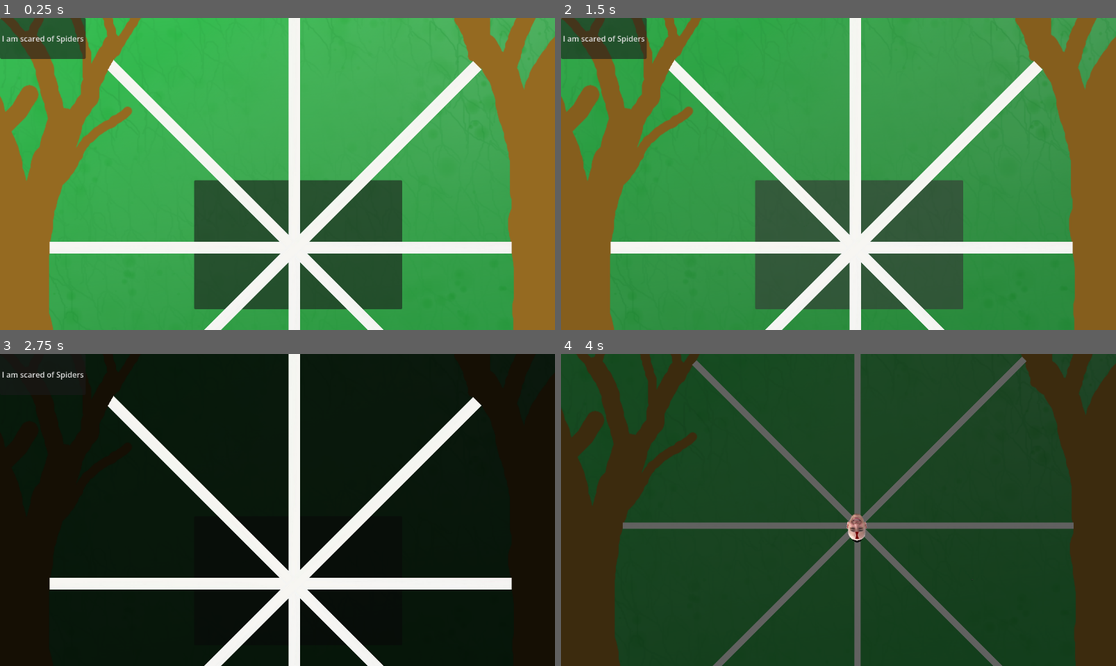
Above: before the commit, frames 1-4 (two rows, left to right).
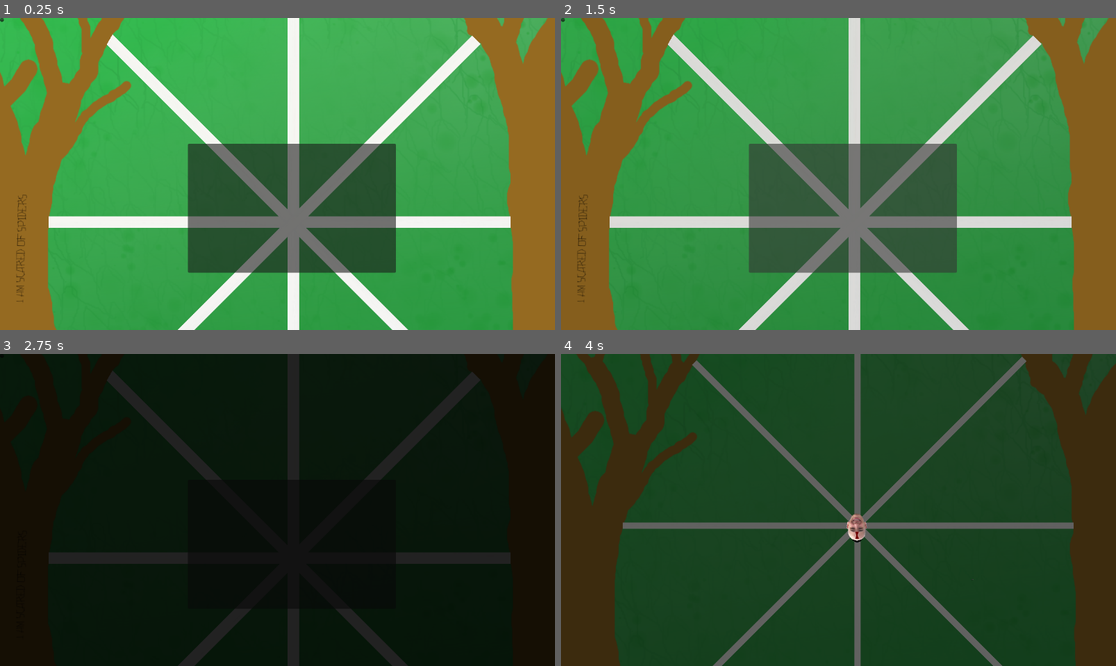
Above: after the commit, the same moments.

Repository: Chickenhatter/web-spider
Game: Godot game, scene res://scenes/start.tscn
Same seed, same stepped clock (60 frames per second), same inputs: the game is played once before the commit and once after it. The engine's default icon, where the game draws it, is replaced by a stand-in: a white triangle on a blue panel in a dark square.
Inputs (mouse positions are in pixels of both pictures, inside the frame that each line leads up to; where the layout moved, square brackets give the same spot in the first picture):
- Up to frame 1 (0.25 s): no input
- Up to frame 2 (1.5 s): click (583, 248) [605, 39] at 0.5 s; click (855, 208) [860, 245] at 1.25 s
- Up to frame 3 (2.75 s): click (294, 544) [299, 581] at 2 s
- Up to frame 4 (4 s): tap Enter at 2.75 s; move the mouse to (960, 494) at 2.77 s; hold Right from 2.78 s (still down); tap Alt at 2.85 s; click (960, 494) at 2.92 s; tap Up at 3.02, 3.77 s; move the mouse to (727, 525) at 3.52 s; tap Shift at 3.6 s; click (727, 525) at 3.67 s

The runs differ from the first frame. In frame 1, 31% of the frame differs, in the area x 0-100%, y 0-100%; in frame 2, 32%; in frame 3, 15%; in frame 4, less than 0.1%.

Commit message:
11hr adding text and end

Diff:
--- /dev/null
+++ b/code/end.gd
@@ -0,0 +1,13 @@
+extends Node2D
+
+
+# Called when the node enters the scene tree for the first time.
+func _ready() -> void:
+	$RichTextLabel.add_theme_font_size_override("font_size", 400)
+	await get_tree().create_timer(6).timeout
+	get_tree().change_scene_to_file('res://scenes/start.tscn')
+
+
+# Called every frame. 'delta' is the elapsed time since the previous frame.
+func _process(delta: float) -> void:
+	pass
--- a/code/fly_around.gd
+++ b/code/fly_around.gd
@@ -25,7 +25,6 @@
 	if size_down == true:
 		$place/Node2D/Node2D.scale.x -= 0.005
 		$place/Node2D/Node2D.scale.y -= 0.005
-
 
 func spider_place():
 	size_up = true
--- a/code/gameend.gd
+++ b/code/gameend.gd
@@ -23,4 +23,4 @@
 
 func _on_end_game_body_entered(body: Node2D) -> void:
 	if body.name == "Spider":
-		get_tree().change_scene_to_file("res://scenes/main.tscn")
+		get_tree().change_scene_to_file("res://scenes/end.tscn")
--- a/scenes/end.tscn
+++ b/scenes/end.tscn
@@ -1,3 +1,49 @@
 [gd_scene format=3 uid="uid://fxloyx11i4ej"]
 
+[ext_resource type="Texture2D" uid="uid://nnieot7mi7pp" path="res://assets/sad.png" id="1_3d26k"]
+[ext_resource type="Script" uid="uid://b6djbgdxul2y5" path="res://code/end.gd" id="1_p7m4f"]
+[ext_resource type="Texture2D" uid="uid://m66bvjlqbb6r" path="res://assets/white.png" id="2_p7m4f"]
+
 [node name="Node2D" type="Node2D" unique_id=140144759]
+script = ExtResource("1_p7m4f")
+
+[node name="Camera2D" type="Camera2D" parent="." unique_id=1595151973]
+z_index = 1000
+zoom = Vector2(2, 2)
+
+[node name="Sprite2D" type="Sprite2D" parent="." unique_id=1632329298]
+position = Vector2(6.000004, 29.000008)
+scale = Vector2(0.2, 0.2)
+texture = ExtResource("1_3d26k")
+
+[node name="Sprite2D" type="Sprite2D" parent="Sprite2D" unique_id=758544662]
+self_modulate = Color(0, 0, 0, 1)
+position = Vector2(-1956.2501, -221.25006)
+scale = Vector2(9.377828, 15.52395)
+texture = ExtResource("2_p7m4f")
+
+[node name="Sprite2D2" type="Sprite2D" parent="Sprite2D" unique_id=764199159]
+self_modulate = Color(0, 0, 0, 1)
+position = Vector2(1737.5001, -42.500046)
+scale = Vector2(9.377828, 15.52395)
+texture = ExtResource("2_p7m4f")
+
+[node name="Sprite2D3" type="Sprite2D" parent="Sprite2D" unique_id=39103272]
+self_modulate = Color(0, 0, 0, 1)
+position = Vector2(-102.49998, -1827.4999)
+scale = Vector2(26.199095, 15.52395)
+texture = ExtResource("2_p7m4f")
+
+[node name="Sprite2D4" type="Sprite2D" parent="Sprite2D" unique_id=1090694054]
+self_modulate = Color(0, 0, 0, 1)
+position = Vector2(-97.499985, 1852.4999)
+scale = Vector2(26.199095, 15.52395)
+texture = ExtResource("2_p7m4f")
+
+[node name="RichTextLabel" type="RichTextLabel" parent="." unique_id=283369012]
+offset_left = -265.0
+offset_top = -145.0
+offset_right = 226.0
+offset_bottom = 175.0
+text = "The itsy bitsy spider sat alone on the floor,
+                     Cold and weeping close to deaths door"
--- a/scenes/main.tscn
+++ b/scenes/main.tscn
@@ -28,9 +28,6 @@
 [sub_resource type="RectangleShape2D" id="RectangleShape2D_0wfyh"]
 size = Vector2(5499, 66)
 
-[sub_resource type="CircleShape2D" id="CircleShape2D_ya4ey"]
-radius = 111.085556
-
 [sub_resource type="SpriteFrames" id="SpriteFrames_gqmmt"]
 animations = [{
 "frames": [{
@@ -409,13 +406,16 @@
 script = ExtResource("11_ya4ey")
 
 [node name="place" type="Node2D" parent="Node2D/Fly around" unique_id=217216027]
+position = Vector2(17268, 5348)
 
 [node name="flybug" type="Area2D" parent="Node2D/Fly around/place" unique_id=629882009]
 
-[node name="CollisionShape2D" type="CollisionShape2D" parent="Node2D/Fly around/place/flybug" unique_id=765036180]
-shape = SubResource("CircleShape2D_ya4ey")
+[node name="CollisionPolygon2D" type="CollisionPolygon2D" parent="Node2D/Fly around/place/flybug" unique_id=873334927]
+scale = Vector2(1.1, 1.1)
+polygon = PackedVector2Array(-98, -57, -18, -43, 13, -44, 103, -59, 130, -32, 114, 12, 58, 18, 33, 61, -30, 61, -54, 18, -112, -3, -125, -40)
 
 [node name="Node2D" type="Node2D" parent="Node2D/Fly around/place" unique_id=1558089750]
+scale = Vector2(1.2, 1.2)
 
 [node name="Node2D" type="Node2D" parent="Node2D/Fly around/place/Node2D" unique_id=1825206117]
 scale = Vector2(0.1, 0.1)
--- a/scenes/start.tscn
+++ b/scenes/start.tscn
@@ -3,12 +3,14 @@
 [ext_resource type="Texture2D" uid="uid://ch5b2x1001wmy" path="res://assets/background/background.png" id="1_u80x2"]
 [ext_resource type="Texture2D" uid="uid://m66bvjlqbb6r" path="res://assets/white.png" id="2_bodal"]
 [ext_resource type="Script" uid="uid://cst14jsy86x05" path="res://code/start.gd" id="3_bodal"]
+[ext_resource type="FontFile" uid="uid://bnso450t7r1k" path="res://assets/as/text.ttf" id="4_kdmts"]
 
 [node name="Node2D" type="Node2D" unique_id=1150161592]
 
 [node name="Node2D" type="Node2D" parent="." unique_id=166176131]
 
 [node name="Background" type="Node2D" parent="Node2D" unique_id=1934155830]
+position = Vector2(-2, -53)
 
 [node name="Sprite2D" type="Sprite2D" parent="Node2D/Background" unique_id=689995833]
 position = Vector2(571, 302)
@@ -44,17 +46,50 @@
 scale = Vector2(6.7511315, 24.935284)
 texture = ExtResource("2_bodal")
 
+[node name="Node2D2" type="Node2D" parent="Node2D/Background" unique_id=868909754]
+
+[node name="White" type="Sprite2D" parent="Node2D/Background/Node2D2" unique_id=426497029]
+position = Vector2(582.5, 477.25)
+scale = Vector2(4.3393664, 0.14670658)
+texture = ExtResource("2_bodal")
+
+[node name="White2" type="Sprite2D" parent="Node2D/Background/Node2D2" unique_id=1371584948]
+position = Vector2(614.55334, -105)
+scale = Vector2(2.2410114, 0.14670658)
+skew = -0.6335545
+texture = ExtResource("2_bodal")
+
+[node name="White3" type="Sprite2D" parent="Node2D/Background/Node2D2" unique_id=802972280]
+position = Vector2(611, 378.00003)
+rotation = 1.5707964
+scale = Vector2(4.3393664, 0.14670658)
+texture = ExtResource("2_bodal")
+
+[node name="White4" type="Sprite2D" parent="Node2D/Background/Node2D2" unique_id=1910781885]
+position = Vector2(572.32007, 440.3201)
+rotation = 0.7853982
+scale = Vector2(4.3864636, 0.14670658)
+skew = -0.26529005
+texture = ExtResource("2_bodal")
+
+[node name="White5" type="Sprite2D" parent="Node2D/Background/Node2D2" unique_id=1884970734]
+position = Vector2(614.9208, 474.0793)
+rotation = 2.3561945
+scale = Vector2(4.811889, 0.14670658)
+texture = ExtResource("2_bodal")
+
 [node name="Start" type="Node2D" parent="Node2D" unique_id=1541962791]
 script = ExtResource("3_bodal")
 
 [node name="Start" type="Button" parent="Node2D/Start" unique_id=628882223]
-offset_left = 403.0
-offset_top = 337.0
-offset_right = 835.0
-offset_bottom = 605.0
+offset_left = 390.0
+offset_top = 261.0
+offset_right = 822.0
+offset_bottom = 529.0
 
 [node name="Sprite2D" type="Sprite2D" parent="Node2D/Start" unique_id=134662313]
 self_modulate = Color(0, 0, 0, 0)
+z_index = 4096
 position = Vector2(623.5, 253.5)
 scale = Vector2(7.2805433, 6.7724547)
 texture = ExtResource("2_bodal")
@@ -62,41 +97,31 @@
 [node name="Fear" type="Node2D" parent="Node2D" unique_id=113089808]
 
 [node name="Fear" type="Button" parent="Node2D/Fear" unique_id=2028466238]
-offset_right = 132.0
-offset_bottom = 85.0
-text = "I am scared of Spiders"
+self_modulate = Color(1, 1, 1, 0)
+offset_left = 15.0
+offset_top = 346.0
+offset_right = 81.0
+offset_bottom = 619.0
 
-[node name="Node2D" type="Node2D" parent="Node2D" unique_id=868909754]
+[node name="RichTextLabel" type="RichTextLabel" parent="Node2D/Fear" unique_id=639936190]
+offset_left = 34.0
+offset_top = 592.0
+offset_right = 402.38342
+offset_bottom = 795.6158
+rotation = -1.5407195
+mouse_filter = 2
+theme_override_colors/default_color = Color(0.0860909, 0.05185374, 0.008639286, 1)
+theme_override_fonts/normal_font = ExtResource("4_kdmts")
+text = "I am scared of spiders"
 
-[node name="White" type="Sprite2D" parent="Node2D/Node2D" unique_id=426497029]
-position = Vector2(582.5, 477.25)
-scale = Vector2(4.3393664, 0.14670658)
-texture = ExtResource("2_bodal")
+[node name="TextEdit" type="TextEdit" parent="Node2D/Fear" unique_id=1478342480]
+offset_right = 8.0
+offset_bottom = 8.0
 
-[node name="White2" type="Sprite2D" parent="Node2D/Node2D" unique_id=1371584948]
-position = Vector2(614.55334, -105)
-scale = Vector2(2.2410114, 0.14670658)
-skew = -0.6335545
-texture = ExtResource("2_bodal")
-
-[node name="White3" type="Sprite2D" parent="Node2D/Node2D" unique_id=802972280]
-position = Vector2(611, 378.00003)
-rotation = 1.5707964
-scale = Vector2(4.3393664, 0.14670658)
-texture = ExtResource("2_bodal")
-
-[node name="White4" type="Sprite2D" parent="Node2D/Node2D" unique_id=1910781885]
-position = Vector2(572.32007, 440.3201)
-rotation = 0.7853982
-scale = Vector2(4.3864636, 0.14670658)
-skew = -0.26529005
-texture = ExtResource("2_bodal")
-
-[node name="White5" type="Sprite2D" parent="Node2D/Node2D" unique_id=1884970734]
-position = Vector2(614.9208, 474.0793)
-rotation = 2.3561945
-scale = Vector2(4.811889, 0.14670658)
-texture = ExtResource("2_bodal")
+[node name="RichTextLabel" type="RichTextLabel" parent="Node2D" unique_id=1984463894]
+offset_right = 40.0
+offset_bottom = 40.0
+theme_override_fonts/normal_font = ExtResource("4_kdmts")
 
 [connection signal="pressed" from="Node2D/Start/Start" to="Node2D/Start" method="_on_start_pressed"]
 [connection signal="pressed" from="Node2D/Fear/Fear" to="Node2D/Start" method="_on_fear_pressed"]
Binary file added: assets/as/text.ttf
Not shown, added: assets/as/text.ttf.import
Not shown, added: code/end.gd.uid
